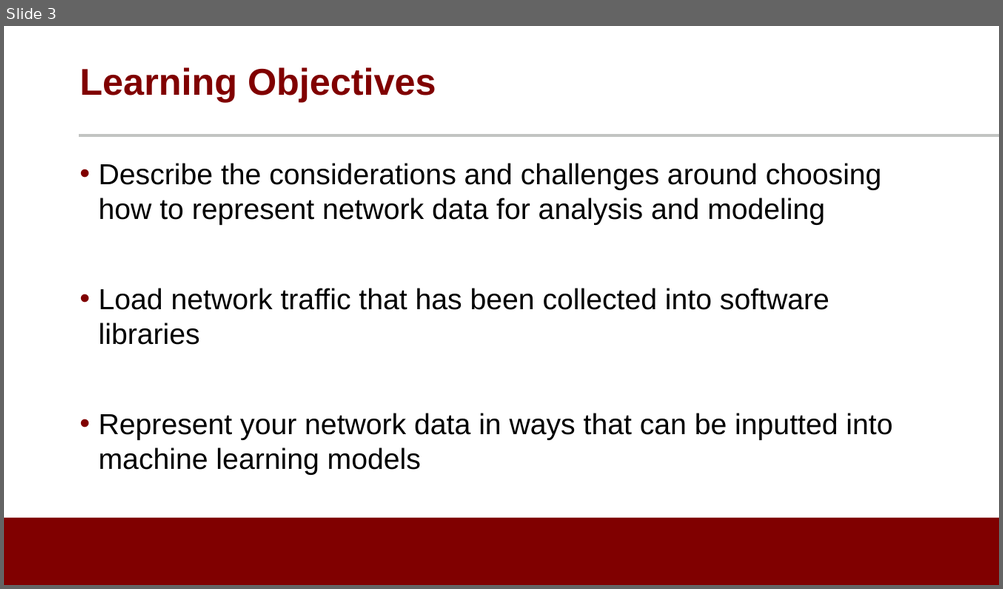
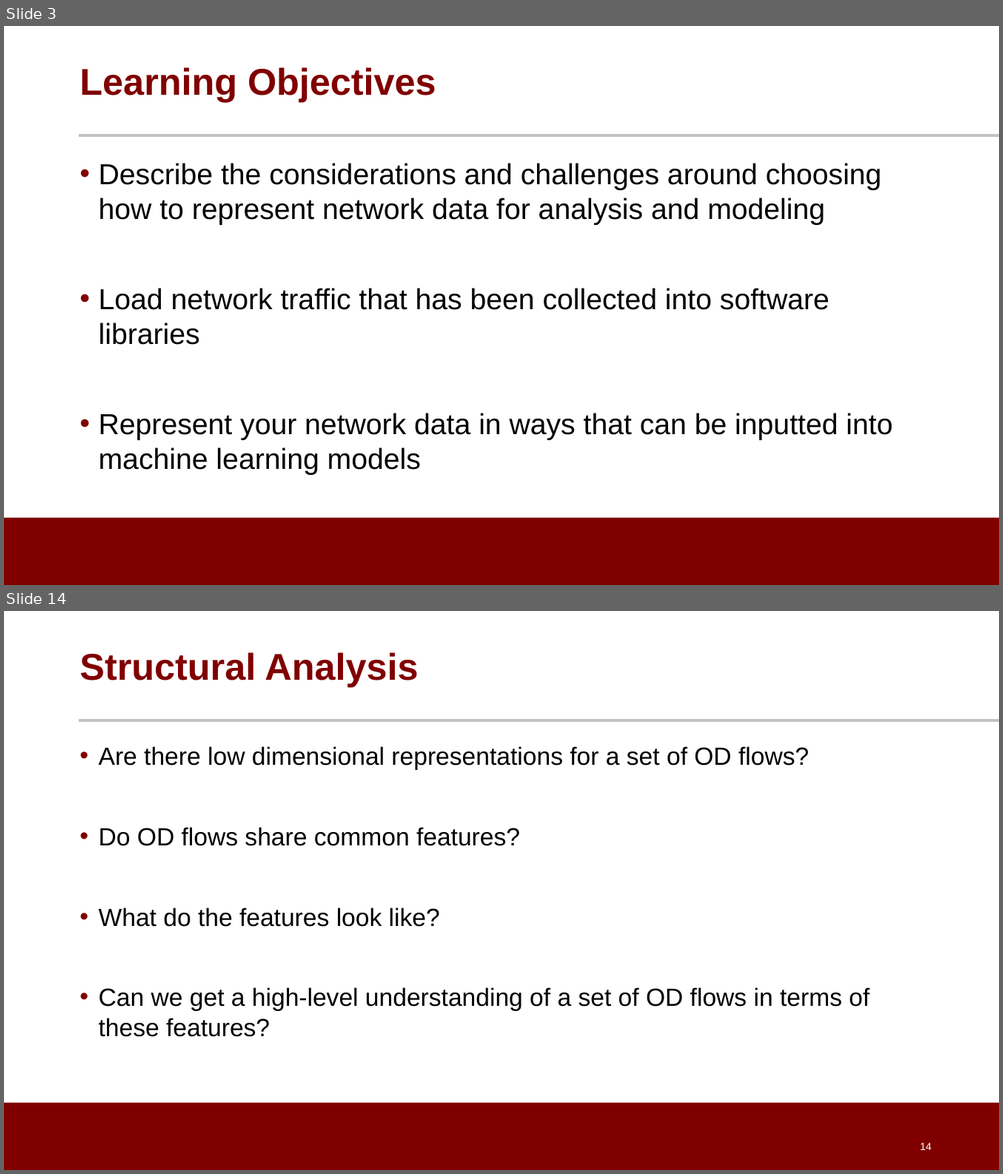
Before and after one commit to noise-lab/ML-Cybersecurity, a slide deck: module-3/ppt/3.4-Unsupervised Learning.pptx. Shown one above the other, each under a label of ours: slide 3 before the commit, slides 3 and 14 after it; the slides between them are not shown. The pictures are 1003x589 and 1003x1174 pixels, drawn with LibreOffice and Linux fonts; fonts in the diff are those of the drawing; background and template pictures are left out. Boxes give left, top, right and bottom in pixels: in the first picture for what was removed or moved away, otherwise in the second. Text is boxed around its words. In the diff, an @@ line names an element or a change of style, - is before the commit and + after.

```diff
--- a/module-3/ppt/3.4-Unsupervised Learning.pptx
+++ b/module-3/ppt/3.4-Unsupervised Learning.pptx
@@ slide 14 added at <box>4,611,999,1170</box>, background #FFFFFF; not listed: 2 template elements that a slide beside it also shows @@
@@ title added at <box>79,652,418,687</box>, 36 pt, text #800000, bold @@
+Structural Analysis
@@ text added at <box>99,746,869,1037</box>, 24 pt, text #000000 @@
+• Are there low dimensional representations for a set of OD flows?
+• Do OD flows share common features?
+• What do the features look like?
+• Can we get a high-level understanding of a set of OD flows in terms of these features?
@@ page number added at <box>919,1143,931,1150</box>, 10 pt, text #FFFFFF @@
+14
```
Also in this commit, not shown: 2 slides changed, 23 other slides added, 1 slide removed, 4 other files.
